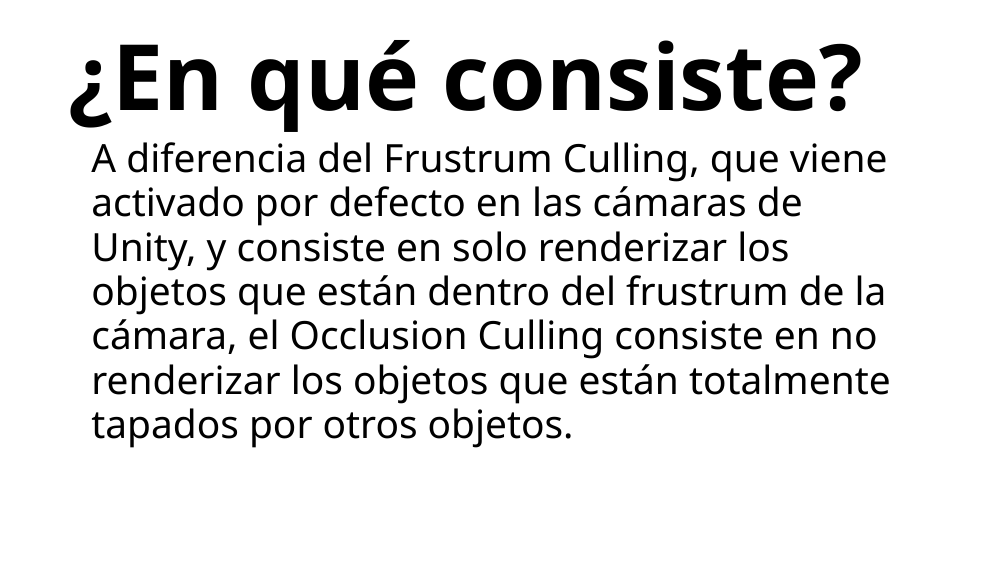
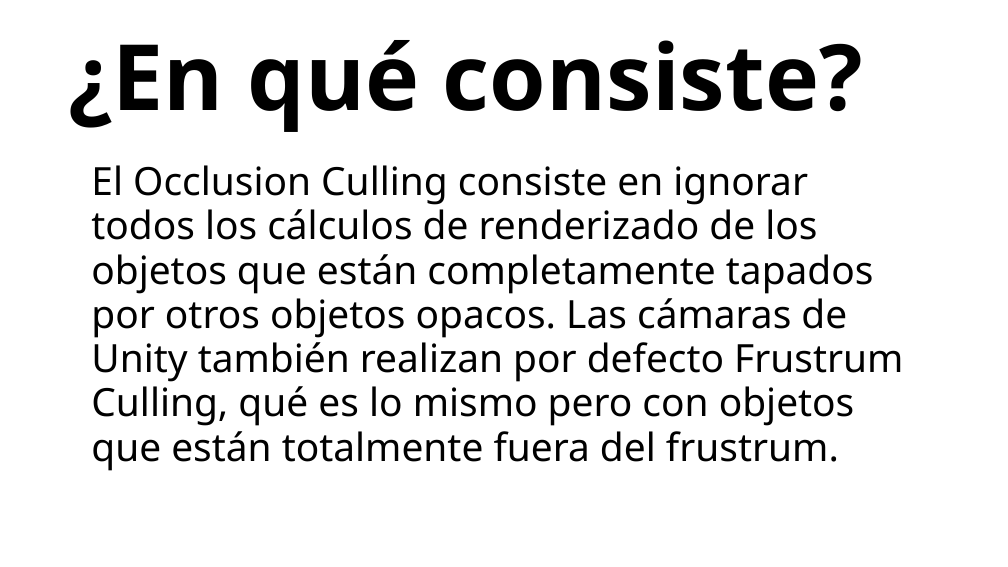
Before and after one commit to computacion-grafica-uns/proyecto-2-proyecto1-2026_lencina_pereda, a slide deck: slide 3 of Presentación Occlusion Culling.odp. Drawn at 1008x567 pixels with LibreOffice and Linux fonts; fonts in the diff are those of the drawing; background and template pictures are left out. Boxes give left, top, right and bottom in pixels: in the first picture for what was removed or moved away, otherwise in the second. Text is boxed around its words. In the diff, an @@ line names an element or a change of style, - is before the commit and + after.

Commit message:
Actulización Power Point Occlusion culling

```diff
--- a/Presentación Occlusion Culling.odp
+++ b/Presentación Occlusion Culling.odp
@@ subtitle removed at [91,142,891,448] @@
-A diferencia del Frustrum Culling, que viene activado por defecto en las cámaras de Unity, y consiste en solo renderizar los objetos que están dentro del frustrum de la cámara, el Occlusion Culling consiste en no renderizar los objetos que están totalmente tapados por otros objetos.
@@ text added at [91,165,903,471], 30.6 pt, text #000000 @@
+El Occlusion Culling consiste en ignorar todos los cálculos de renderizado de los objetos que están completamente tapados por otros objetos opacos. Las cámaras de Unity también realizan por defecto Frustrum Culling, qué es lo mismo pero con objetos que están totalmente fuera del frustrum.
@@ rectangle removed at [0,331,1008,403] @@
```
Also in this commit, not shown: 4 other slides changed, 1 slide added, 1 other file.
